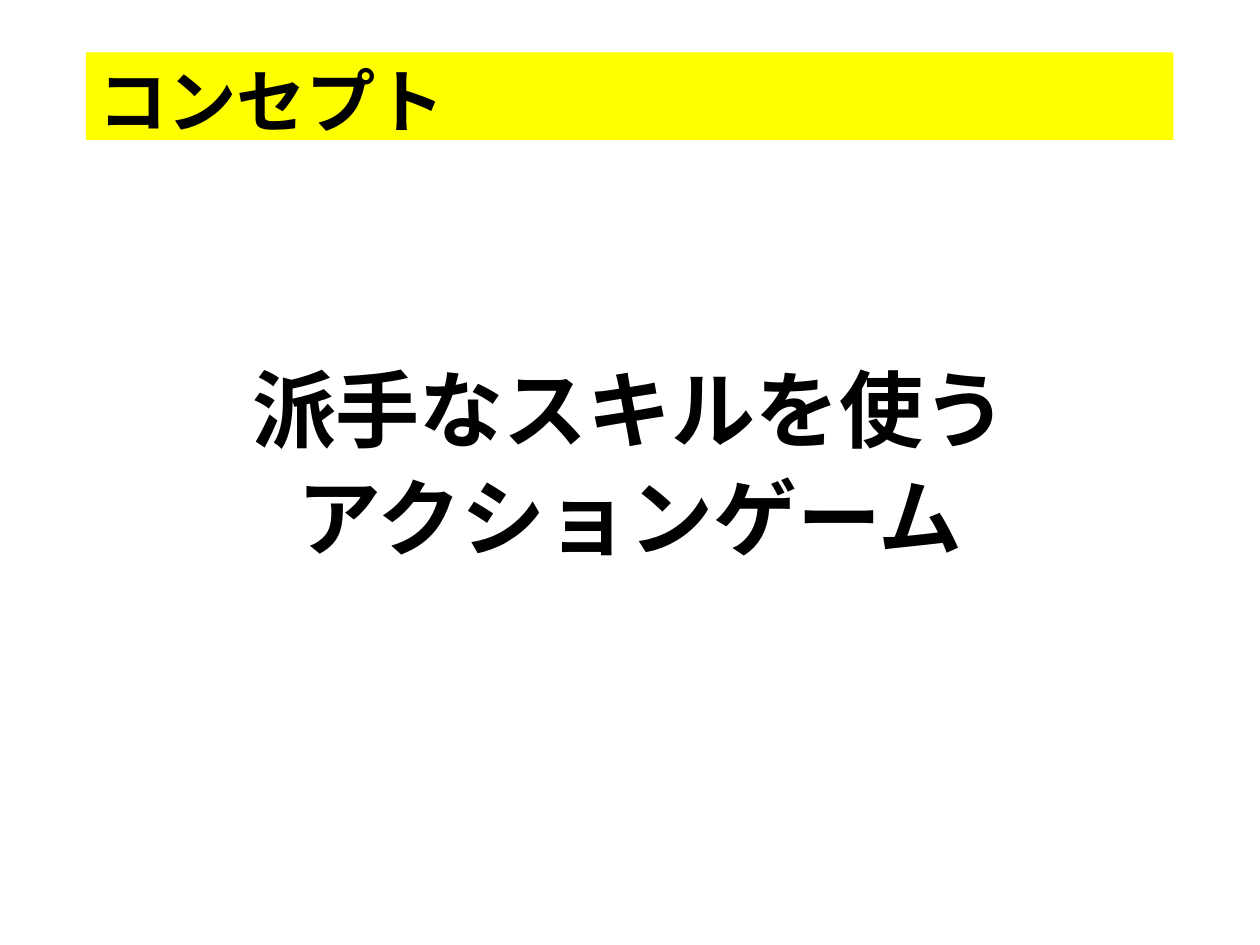
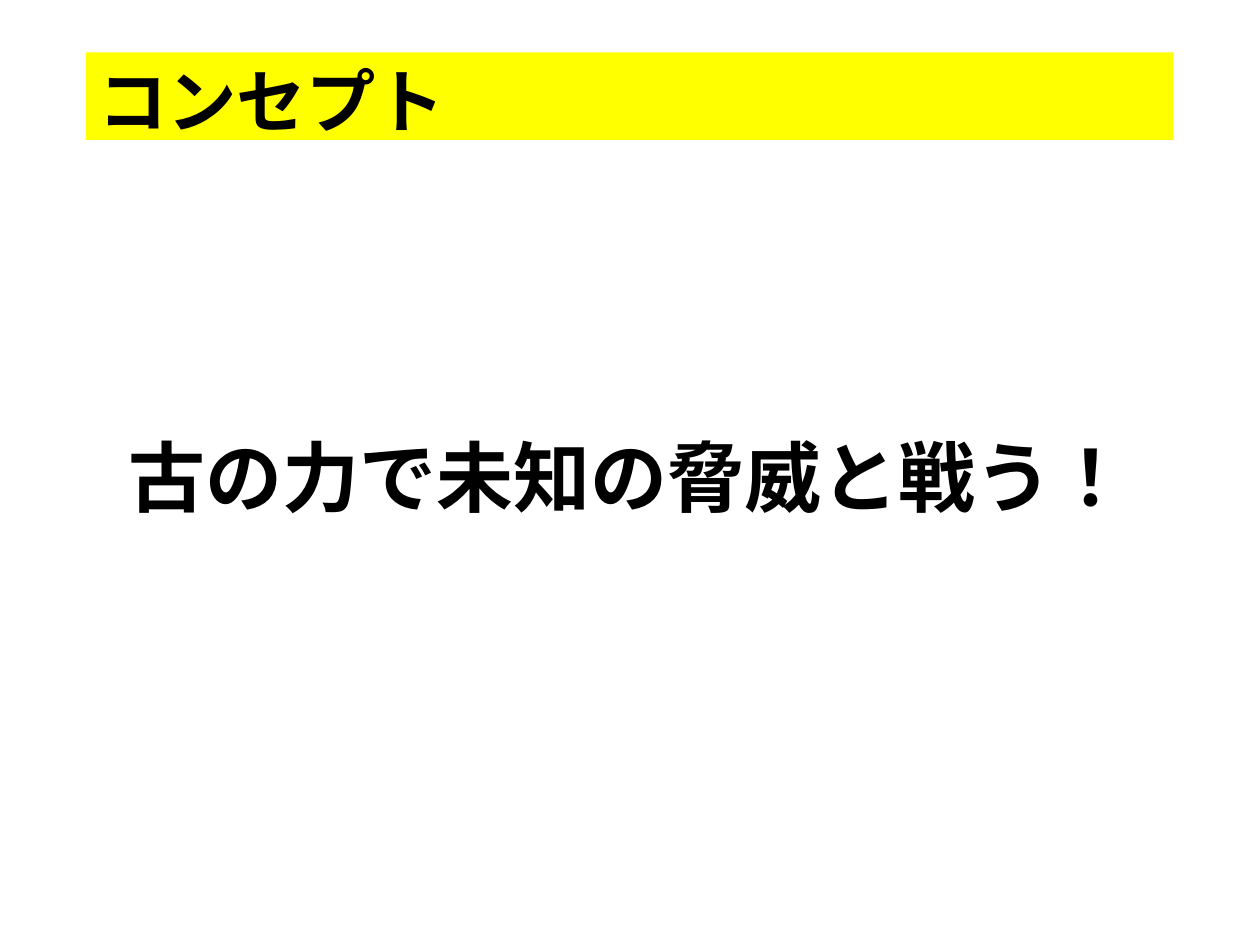
Before and after one commit to thi-bow/2017Team05, a slide deck: slide 2 of 企画/企画書/プレゼンテーション1.pptx. Drawn at 1260x945 pixels with LibreOffice and Linux fonts; fonts in the diff are those of the drawing. Boxes give left, top, right and bottom in pixels: in the first picture for what was removed or moved away, otherwise in the second. Text is boxed around its words. In the diff, an @@ line names an element or a change of style, - is before the commit and + after.

```diff
--- a/企画/企画書/プレゼンテーション1.pptx
+++ b/企画/企画書/プレゼンテーション1.pptx
@@ text at box(129, 440, 1130, 513): text changed; size 48 to 44 pt @@
-派手なスキルを使う
-アクションゲーム
+古の力で未知の脅威と戦う！
```
Also in this commit, not shown: 3 other slides changed, 1 slide added, 1 slide removed.
